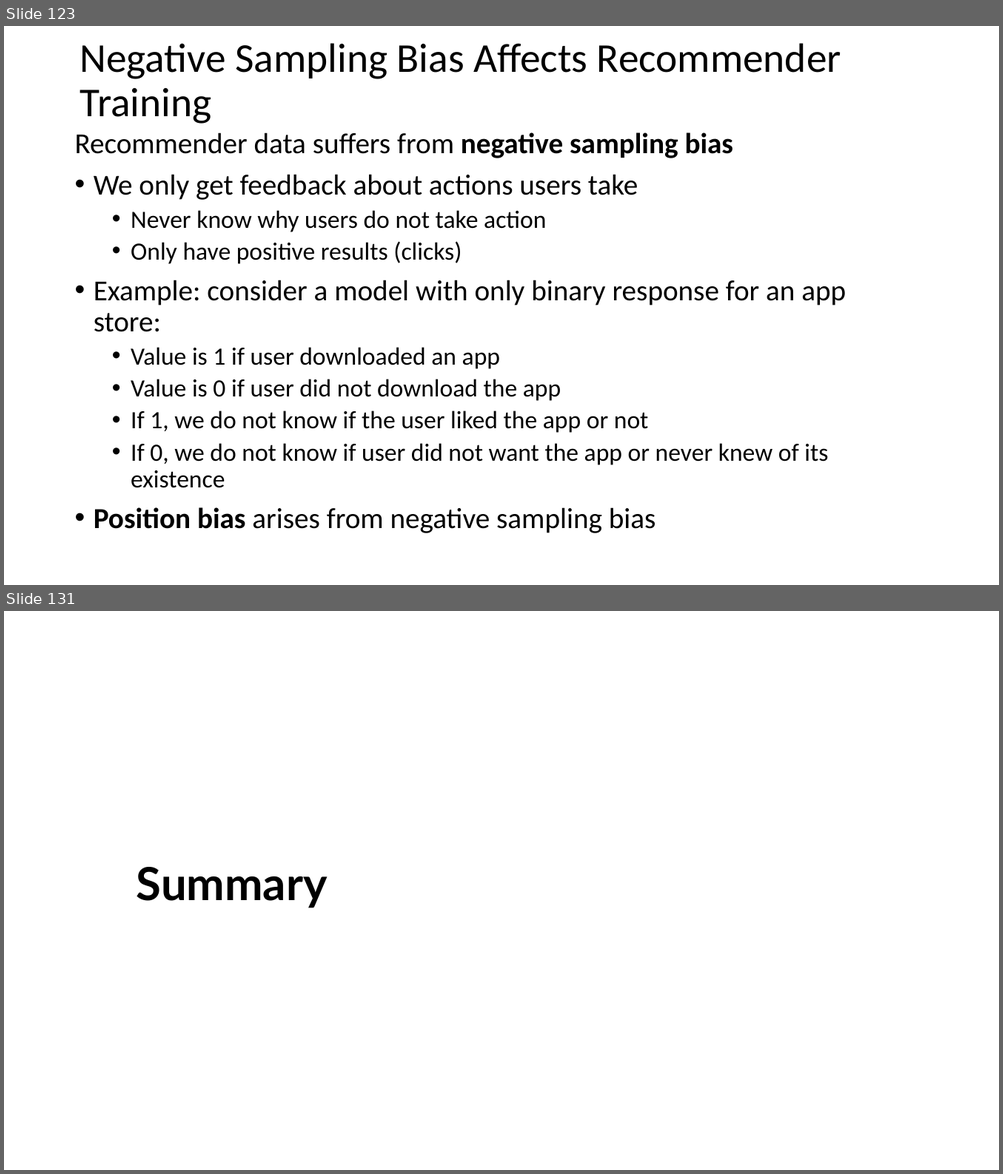
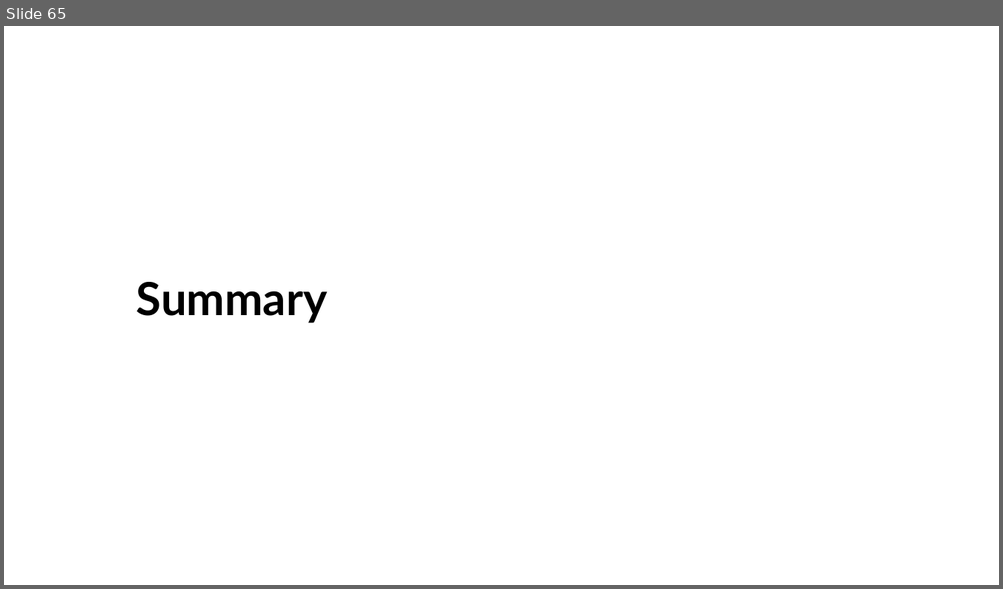
Before and after one commit to StephenElston/CSCI-E-108, a slide deck: slides/11_RecommenderSystems_Part1.pptx. Shown one above the other, each under a label of ours: slides 123 and 131 before the commit, slide 65 after it; the slides between them are not shown. The pictures are 1003x1174 and 1003x589 pixels, drawn with LibreOffice and Linux fonts; fonts in the diff are those of the drawing. Boxes give left, top, right and bottom in pixels: in the first picture for what was removed or moved away, otherwise in the second. Text is boxed around its words. In the diff, an @@ line names an element or a change of style, - is before the commit and + after.

```diff
--- a/slides/11_RecommenderSystems_Part1.pptx
+++ b/slides/11_RecommenderSystems_Part1.pptx
@@ slide 123 removed at box(4, 26, 999, 585), background #FFFFFF @@
@@ title removed at box(79, 43, 841, 124) @@
-Negative Sampling Bias Affects Recommender Training
@@ text removed at box(75, 133, 845, 534) @@
-Recommender data suffers from negative sampling bias
-• We only get feedback about actions users take
-  • Never know why users do not take action
-  • Only have positive results (clicks)
-• Example: consider a model with only binary response for an app store:
-  • Value is 1 if user downloaded an app
-  • Value is 0 if user did not download the app
-  • If 1, we do not know if the user liked the app or not
-  • If 0, we do not know if user did not want the app or never knew of its existence
-• Position bias arises from negative sampling bias
@@ what was slide 131 is now slide 65 @@
```
Also in this commit, not shown: 65 other slides removed.
